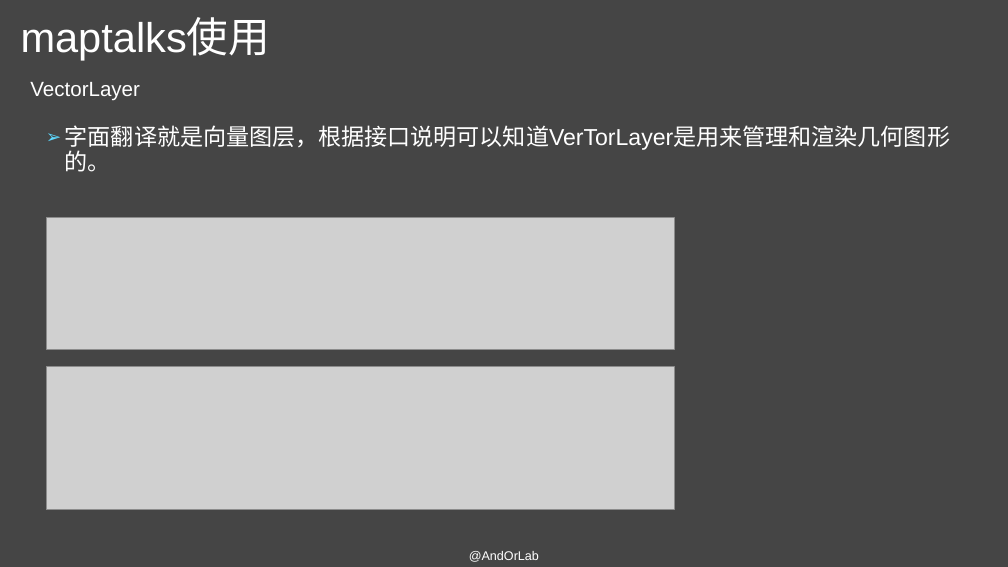
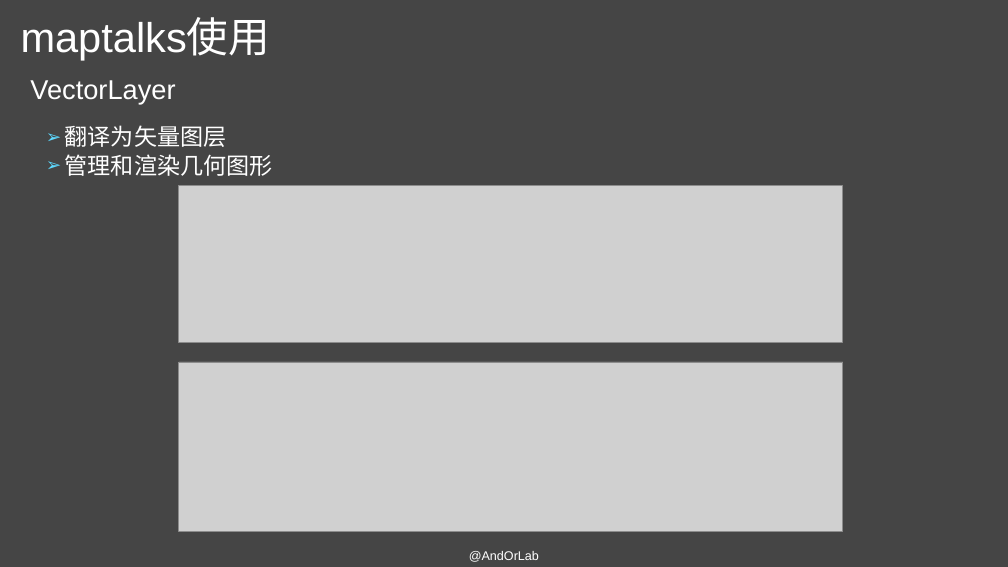
Before and after one commit to AndorLab/TodoList, a slide deck: slide 14 of contents/2018-11-14-杜秀秀/maptalks使用基础.pptx (slide 15 before the commit). Drawn at 1008x567 pixels with LibreOffice and Linux fonts; fonts in the diff are those of the drawing; grey boxes stand for pictures. Boxes give left, top, right and bottom in pixels: in the first picture for what was removed or moved away, otherwise in the second. Text is boxed around its words. In the diff, an @@ line names an element or a change of style, - is before the commit and + after.

Commit message:
maptlks使用基础PPT v2.0

```diff
--- a/contents/2018-11-14-杜秀秀/maptalks使用基础.pptx
+++ b/contents/2018-11-14-杜秀秀/maptalks使用基础.pptx
@@ text "VectorLayer" at bbox=[30, 80, 175, 104]: size 19.6 to 25.9 pt; line spacing 0.9 to 0.8 @@
@@ text at bbox=[65, 125, 273, 176]: text changed @@
-➢ 字面翻译就是向量图层，根据接口说明可以知道VerTorLayer是用来管理和渲染几何图形的。
+➢ 翻译为矢量图层
+➢ 管理和渲染几何图形
@@ picture: place and size @@
-picture at bbox=[46, 218, 674, 350]
+picture at bbox=[179, 186, 843, 343]
@@ picture: place and size @@
-picture at bbox=[46, 367, 674, 510]
+picture at bbox=[178, 362, 842, 532]
```
Also in this commit, not shown: 16 other slides changed, 5 slides added, 3 slides removed.
